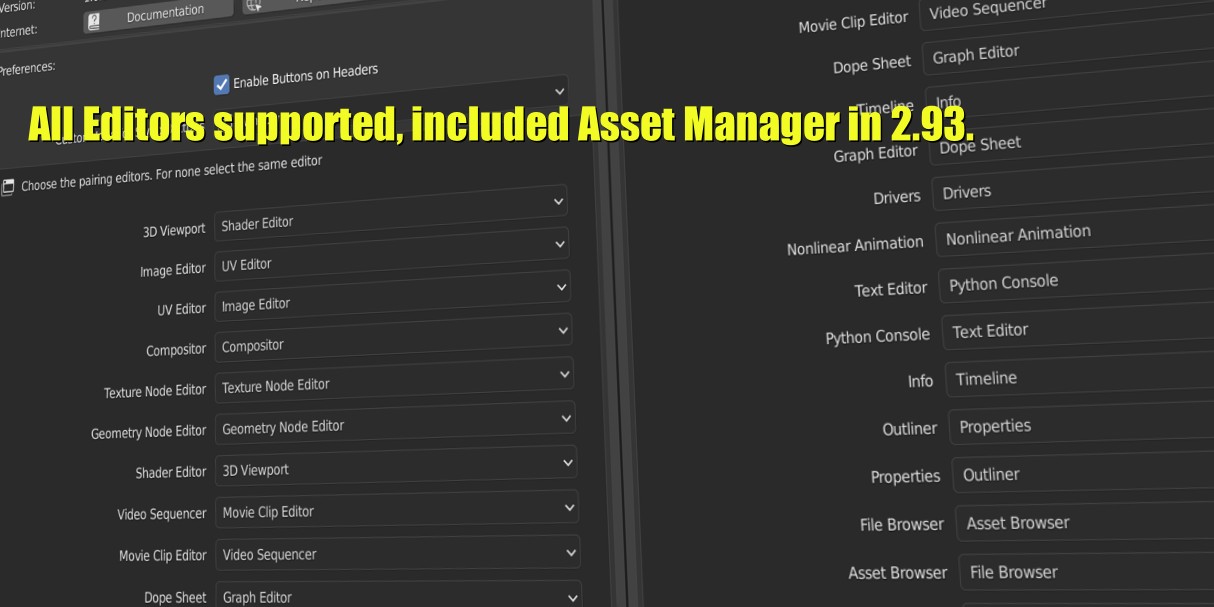
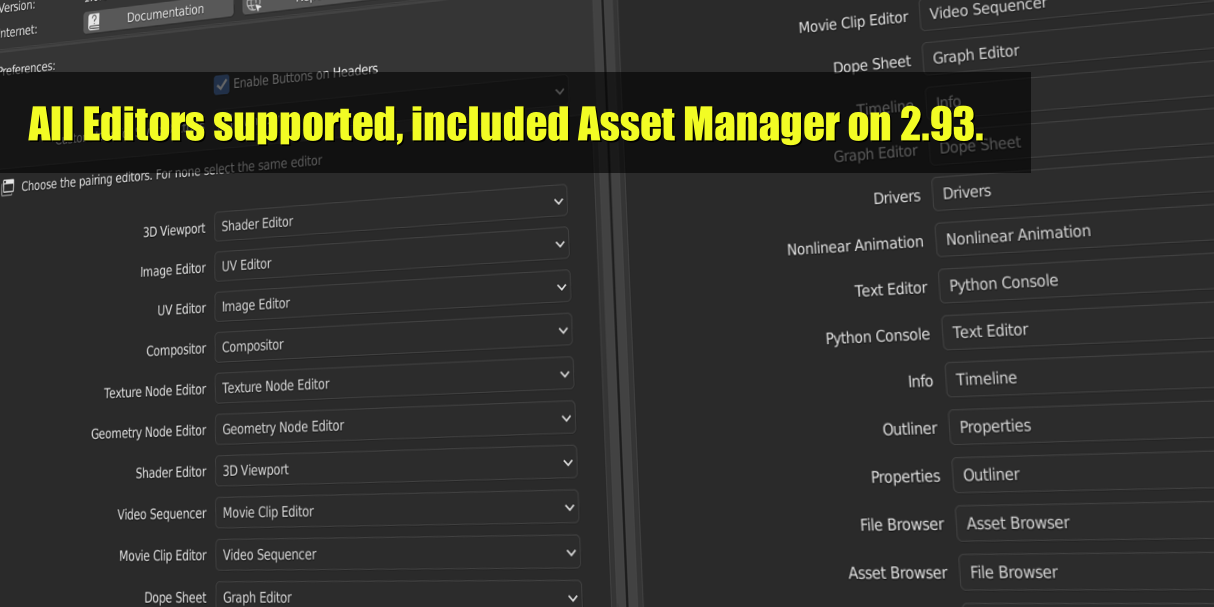
Layered file, before and after one edit (w=1214, h=607). Changes by layer:
added layer "Paint Layer 3" (60%) in group "Group 2" over [0, 72, 1031, 173]
painted on "Paint Layer 4(pasted)" over [0, 72, 1031, 173]
showed group "Customizable Icons" (4 layers) over [0, 72, 1031, 173]
painted on "Paint Layer 3(pasted)" over [0, 72, 1031, 173]
showed group "Headers" (4 layers) over [0, 72, 1031, 173]
added layer "Copy of Paint Layer 3" (2nd of 2, in "Headers") (60%) in group "Headers" over [0, 72, 704, 173]
painted on "Paint Layer 2(pasted)" over [0, 72, 1031, 173]
